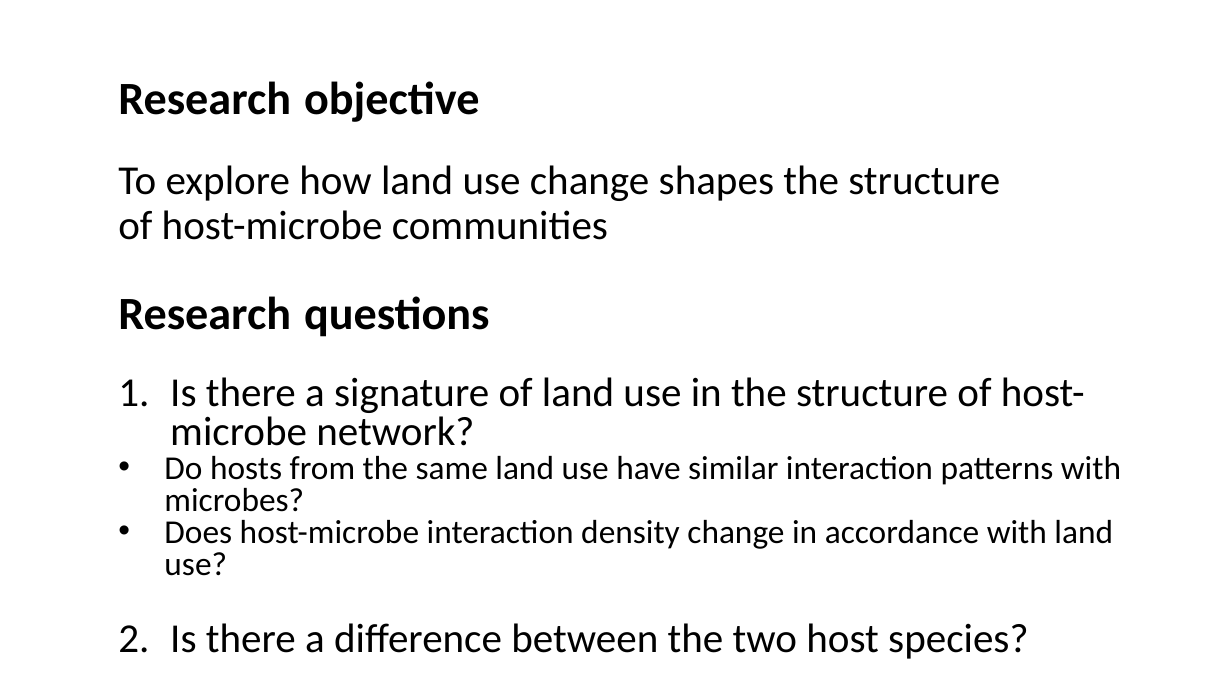
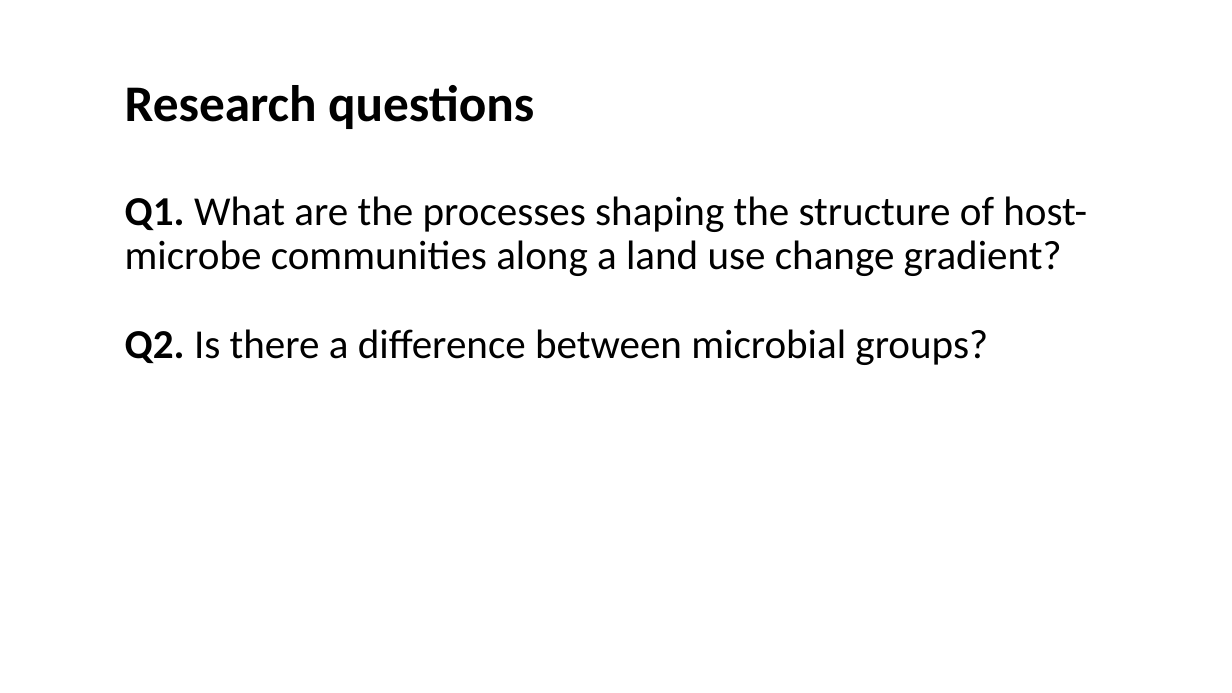
Before and after one commit to Ecological-Complexity-Lab/Microbiome_Structure_Madagascar, a slide deck: slide 10 of presentations/project story.pptx (slide 7 before the commit). Drawn at 1232x693 pixels with LibreOffice and Linux fonts; fonts in the diff are those of the drawing. Boxes give left, top, right and bottom in pixels: in the first picture for what was removed or moved away, otherwise in the second. Text is boxed around its words. In the diff, an @@ line names an element or a change of style, - is before the commit and + after.

```diff
--- a/presentations/project story.pptx
+++ b/presentations/project story.pptx
@@ text "Research questions": place and size @@
-text "Research questions" at (118,296,490,337)
+text "Research questions" at (125,85,534,129)
@@ text "Research questions" at (125,85,534,129): size 36 to 40 pt @@
@@ title removed at (118,81,480,122) @@
-Research objective
@@ text removed at (118,165,1000,240) @@
-To explore how land use change shapes the structure of host-microbe communities
@@ text at (125,196,1087,365): text changed; size 26 to 32 pt @@
-1. Is there a signature of land use in the structure of host-microbe network?
-• Do hosts from the same land use have similar interaction patterns with microbes?
-    • Does host-microbe interaction density change in accordance with land use?
-2. Is there a difference between the two host species?
+Q1. What are the processes shaping the structure of host-microbe communities along a land use change gradient?
+Q2. Is there a difference between microbial groups?
```
Also in this commit, not shown: 10 other slides changed, 26 slides added, 19 slides removed.
